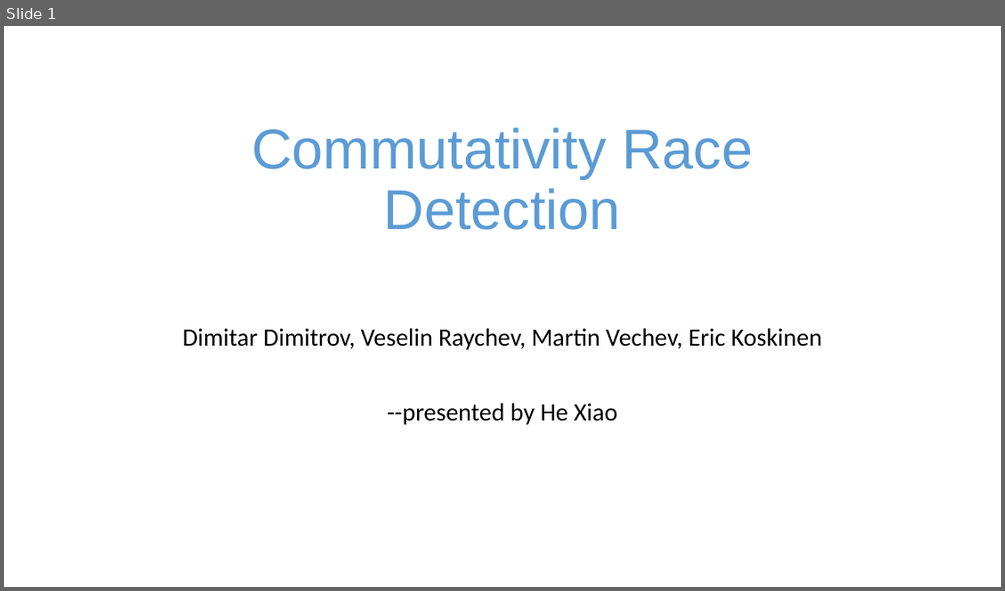
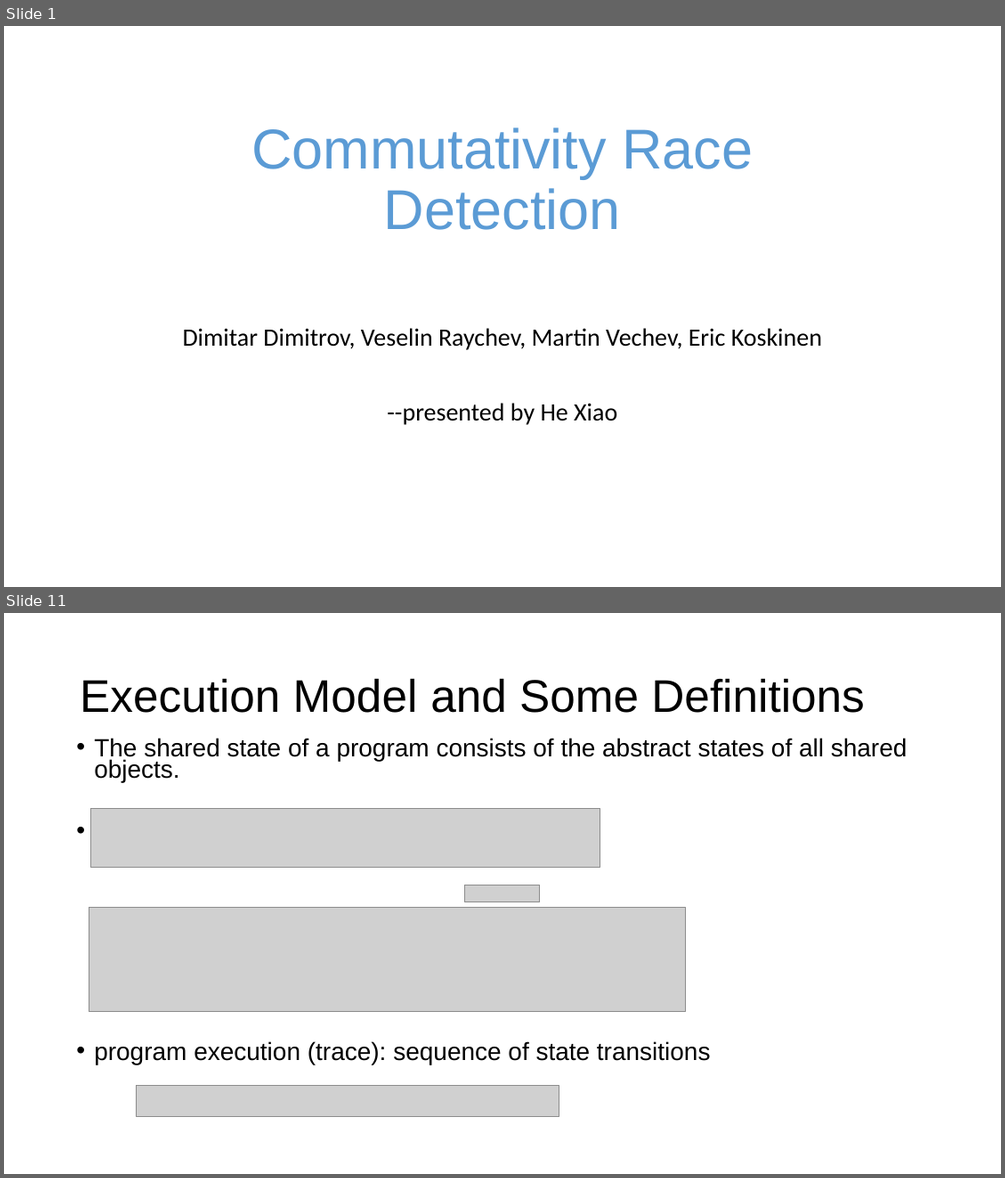
Before and after one commit to xiaohe27/Tasks, a slide deck: Slides/qual-presentation.ppt. Shown one above the other, each under a label of ours: slide 1 before the commit, slides 1 and 11 after it; the slides between them are not shown. The pictures are 1005x591 and 1005x1178 pixels, drawn with LibreOffice and Linux fonts; fonts in the diff are those of the drawing; grey boxes stand for pictures. Boxes give left, top, right and bottom in pixels: in the first picture for what was removed or moved away, otherwise in the second. Text is boxed around its words. In the diff, an @@ line names an element or a change of style, - is before the commit and + after.

```diff
--- a/Slides/qual-presentation.ppt
+++ b/Slides/qual-presentation.ppt
@@ slide 11 added at (4, 613, 1001, 1174), background #FFFFFF @@
@@ title added at (80, 678, 864, 713), 44 pt, text #000000 @@
+Execution Model and Some Definitions
@@ text added at (94, 738, 907, 1064), 24.1 pt, text #000000 @@
+• The shared state of a program consists of the abstract states of all shared objects.
+• program execution (trace): sequence of state transitions
@@ picture added at (90, 808, 599, 867) @@
@@ picture added at (465, 884, 540, 902) @@
@@ picture added at (89, 907, 686, 1011) @@
@@ picture added at (136, 1085, 558, 1116) @@
```
Also in this commit, not shown: 15 slides changed, 3 other slides added, 3 slides removed, 2 other files.
